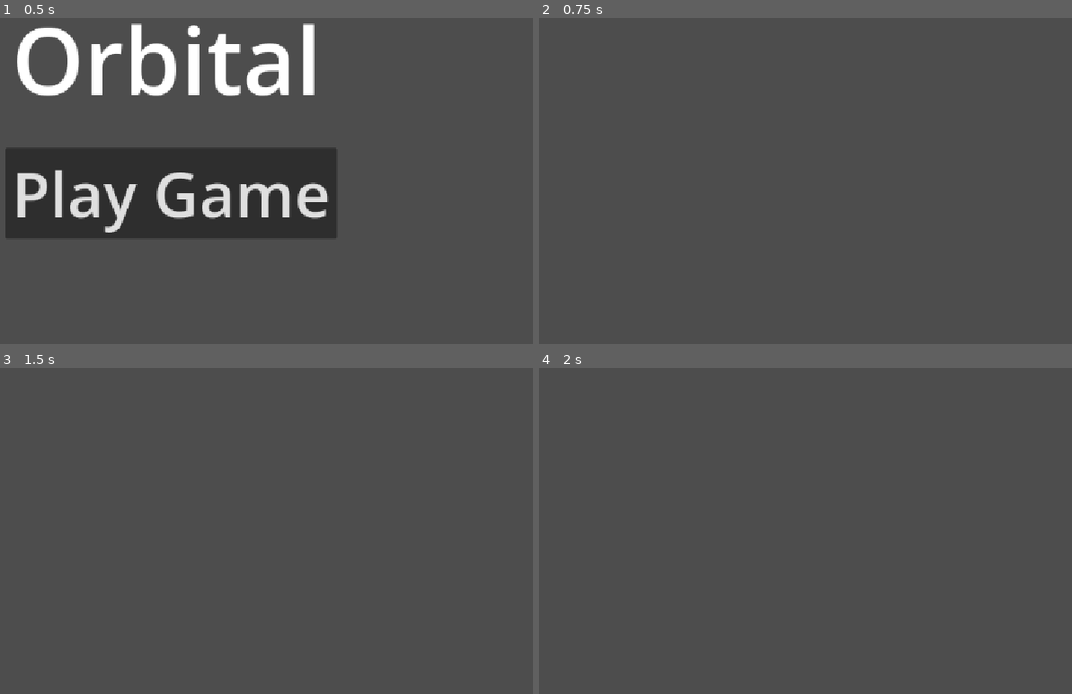
Above: before the commit, frames 1-4 (two rows, left to right).
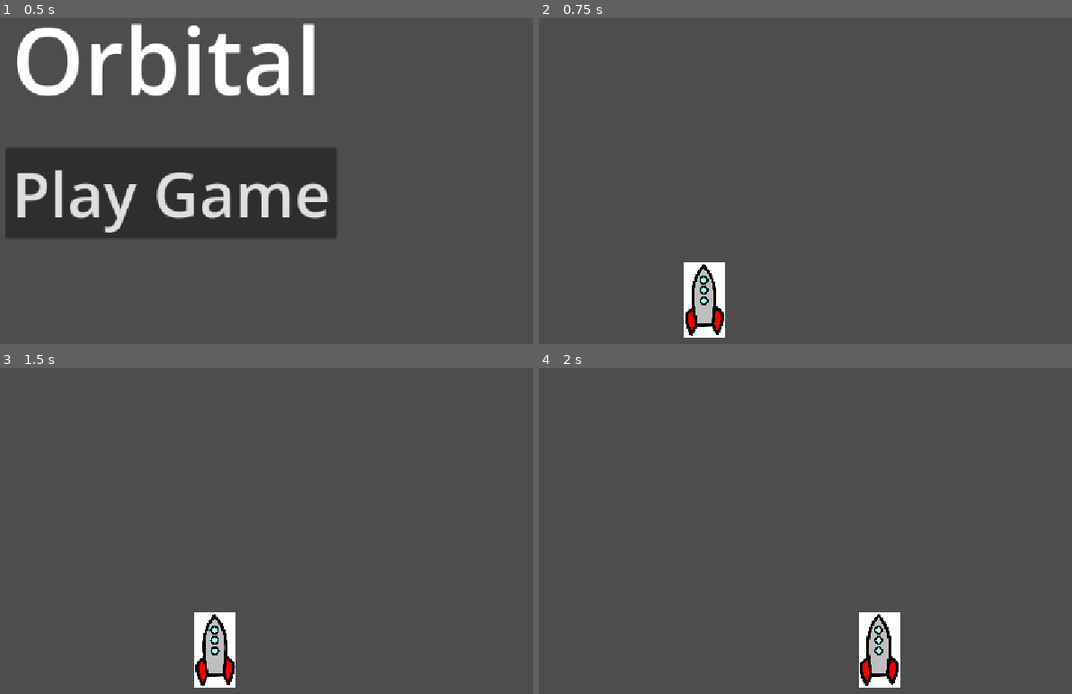
Above: after the commit, the same moments.

Repository: harshilarora250/orbital-game
Game: Godot game, scene res://main-menu.tscn
Same seed, same stepped clock (60 frames per second), same inputs: the game is played once before the commit and once after it.
Inputs (mouse positions are in pixels of both pictures, inside the frame that each line leads up to):
- Up to frame 1 (0.5 s): no input
- Up to frame 2 (0.75 s): click "Play Game" at 0.5 s
- Up to frame 3 (1.5 s): tap Enter at 1.25 s; move the mouse to (330, 472) at 1.27 s; hold Right (ui_right) from 1.28 s (still down); tap Alt at 1.35 s; click (330, 472) at 1.42 s
- Up to frame 4 (2 s): keep holding Right (ui_right)

Frame 1 is identical in both runs. In frame 2, 1.8% of the frame differs, in the area x 27-35%, y 74-99%; in frame 3, 1.8%; in frame 4, 1.8%.

Commit message:
Add charachter and make it move

Diff:
--- /dev/null
+++ b/charachter-movement.gd
@@ -0,0 +1,16 @@
+extends CharacterBody2D
+
+# Called when the node enters the scene tree for the first time.
+func _ready() -> void:
+	pass # Replace with function body.
+
+
+# Called every frame. 'delta' is the elapsed time since the previous frame.
+func _process(delta: float) -> void:
+	pass
+
+
+func _physics_process(delta):
+	var input_direction = Input.get_vector("ui_left", "ui_right", "ui_up", "ui_down")
+	velocity = input_direction * 400
+	move_and_slide()
--- a/level-1.tscn
+++ b/level-1.tscn
@@ -1,3 +1,14 @@
 [gd_scene format=3 uid="uid://b2b5bdyum81di"]
 
+[ext_resource type="Texture2D" uid="uid://bgi2vgbv8qr41" path="res://assets/temp-sprite.png" id="1_4rc3e"]
+[ext_resource type="Script" uid="uid://dfsphfyqxram6" path="res://charachter-movement.gd" id="2_6ps50"]
+
 [node name="Node2D" type="Node2D" unique_id=1786816274]
+
+[node name="Player" type="CharacterBody2D" parent="." unique_id=1246797707]
+script = ExtResource("2_6ps50")
+
+[node name="Sprite2D" type="Sprite2D" parent="Player" unique_id=36143149]
+position = Vector2(563, 578)
+scale = Vector2(0.2, 0.2)
+texture = ExtResource("1_4rc3e")
Binary file added: assets/temp-sprite.png
Not shown, added: assets/temp-sprite.png.import
Not shown, added: charachter-movement.gd.uid
